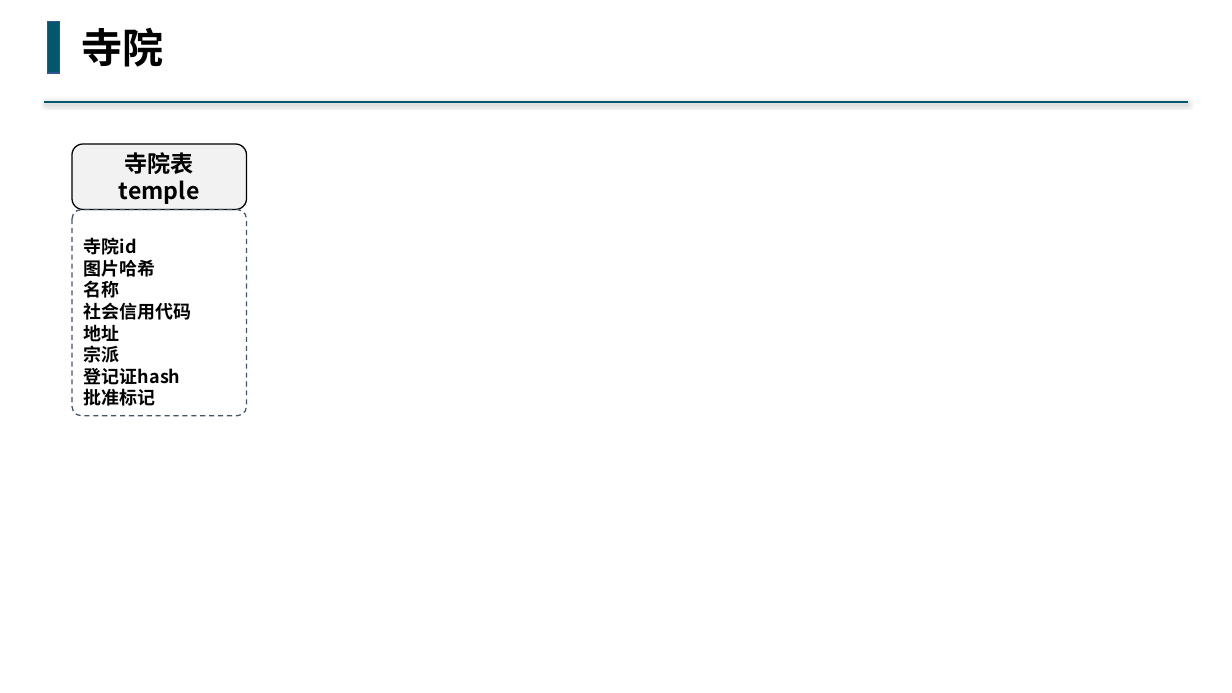
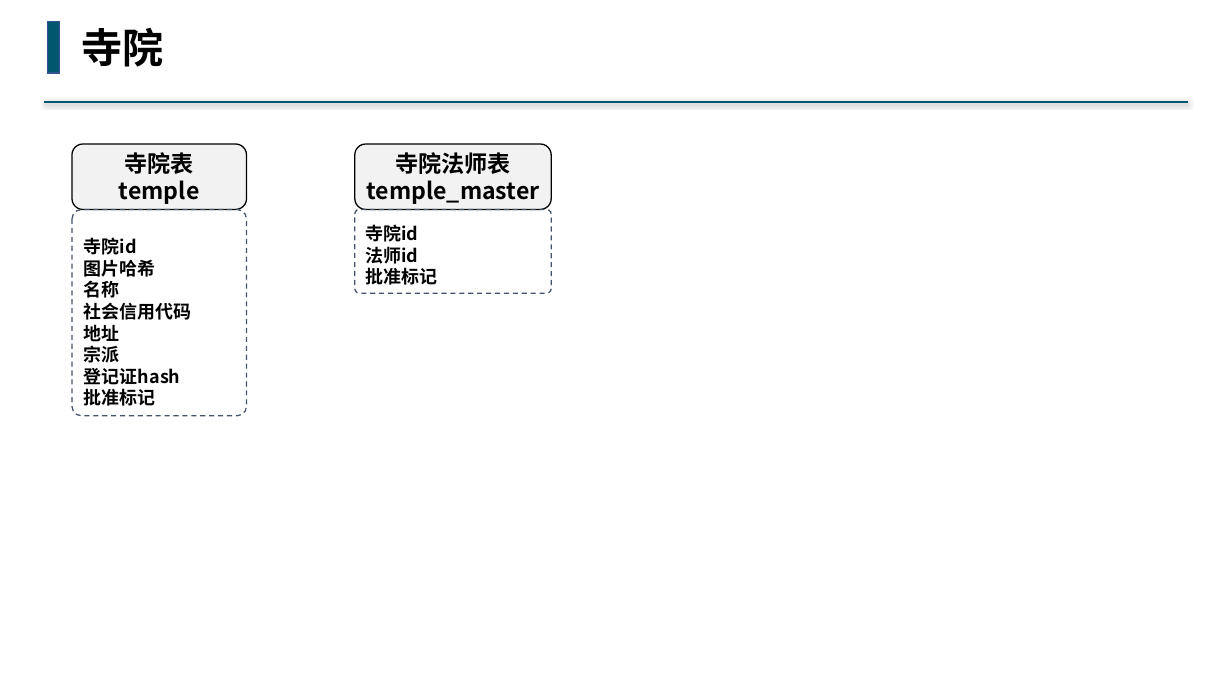
Before and after one commit to buddhachain/buddhaContract, a slide deck: slide 7 of doc/02.角色.pptx (slide 6 before the commit). Drawn at 1232x693 pixels with LibreOffice and Linux fonts; fonts in the diff are those of the drawing. Boxes give left, top, right and bottom in pixels: in the first picture for what was removed or moved away, otherwise in the second. Text is boxed around its words. In the diff, an @@ line names an element or a change of style, - is before the commit and + after.

```diff
--- a/doc/02.角色.pptx
+++ b/doc/02.角色.pptx
@@ rounded rectangle added at (355, 144, 552, 210), fill #F2F2F2, outline #000000 1 pt, 18 pt, text #000000, bold @@
+寺院法师表
+temple_master
@@ rounded rectangle added at (355, 210, 552, 294), outline #44546A 1 pt dashed, 14 pt, text #000000, bold @@
+寺院id
+法师id
+批准标记
```
Also in this commit, not shown: 7 other slides changed, 2 slides added, 1 slide removed, 2 other files.
